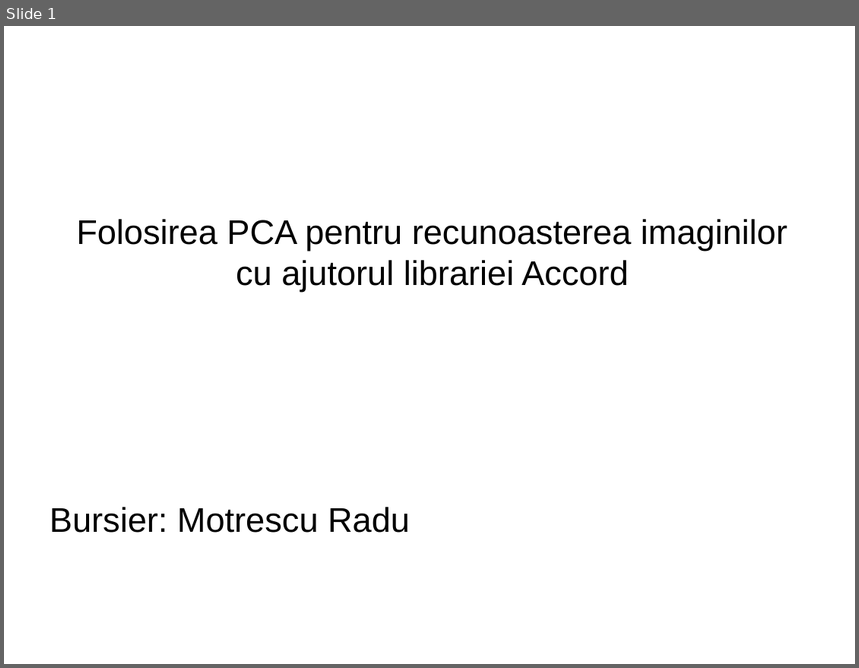
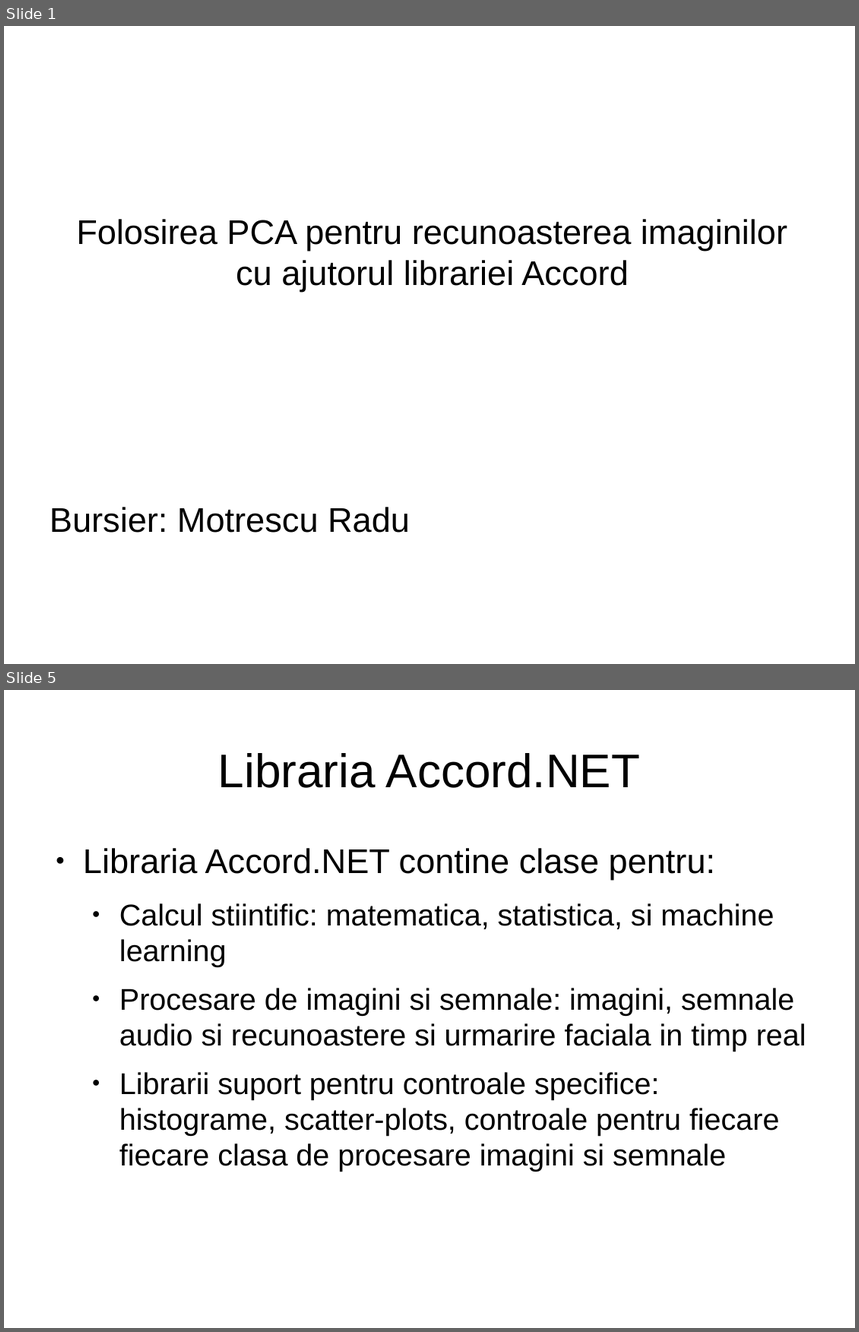
Before and after one commit to radumotrescu/SiemensDiscoverIT, a slide deck: PCA Presentation.odp. Shown one above the other, each under a label of ours: slide 1 before the commit, slides 1 and 5 after it; the slides between them are not shown. The pictures are 859x668 and 859x1332 pixels, drawn with LibreOffice and Linux fonts; fonts in the diff are those of the drawing. Boxes give left, top, right and bottom in pixels: in the first picture for what was removed or moved away, otherwise in the second. Text is boxed around its words. In the diff, an @@ line names an element or a change of style, - is before the commit and + after.

```diff
--- a/PCA Presentation.odp
+++ b/PCA Presentation.odp
@@ slide 5 added at (x1=4, y1=690, x2=855, y2=1328), background #FFFFFF @@
@@ title added at (x1=218, y1=753, x2=640, y2=788), 44 pt, text #000000 @@
+Libraria Accord.NET
@@ text added at (x1=83, y1=848, x2=807, y2=1172), 28 pt, text #000000 @@
+● Libraria Accord.NET contine clase pentru:
+  ● Calcul stiintific: matematica, statistica, si machine learning
+  ● Procesare de imagini si semnale: imagini, semnale audio si recunoastere si urmarire faciala in timp real
+  ● Librarii suport pentru controale specifice: histograme, scatter-plots, controale pentru fiecare fiecare clasa de procesare imagini si semnale
```
Also in this commit, not shown: 19 other slides added, 1 slide removed, 4 other files.
